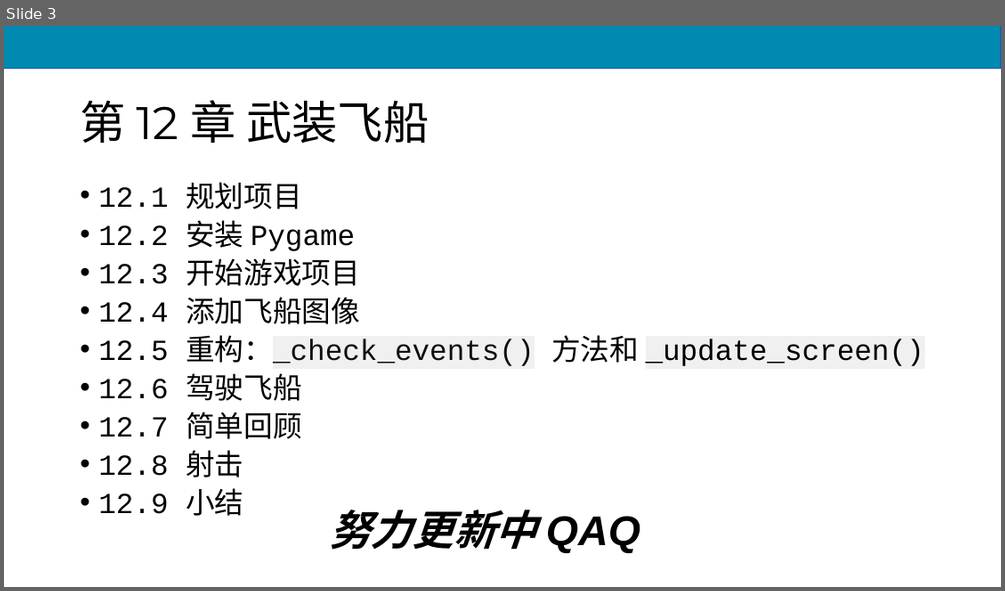
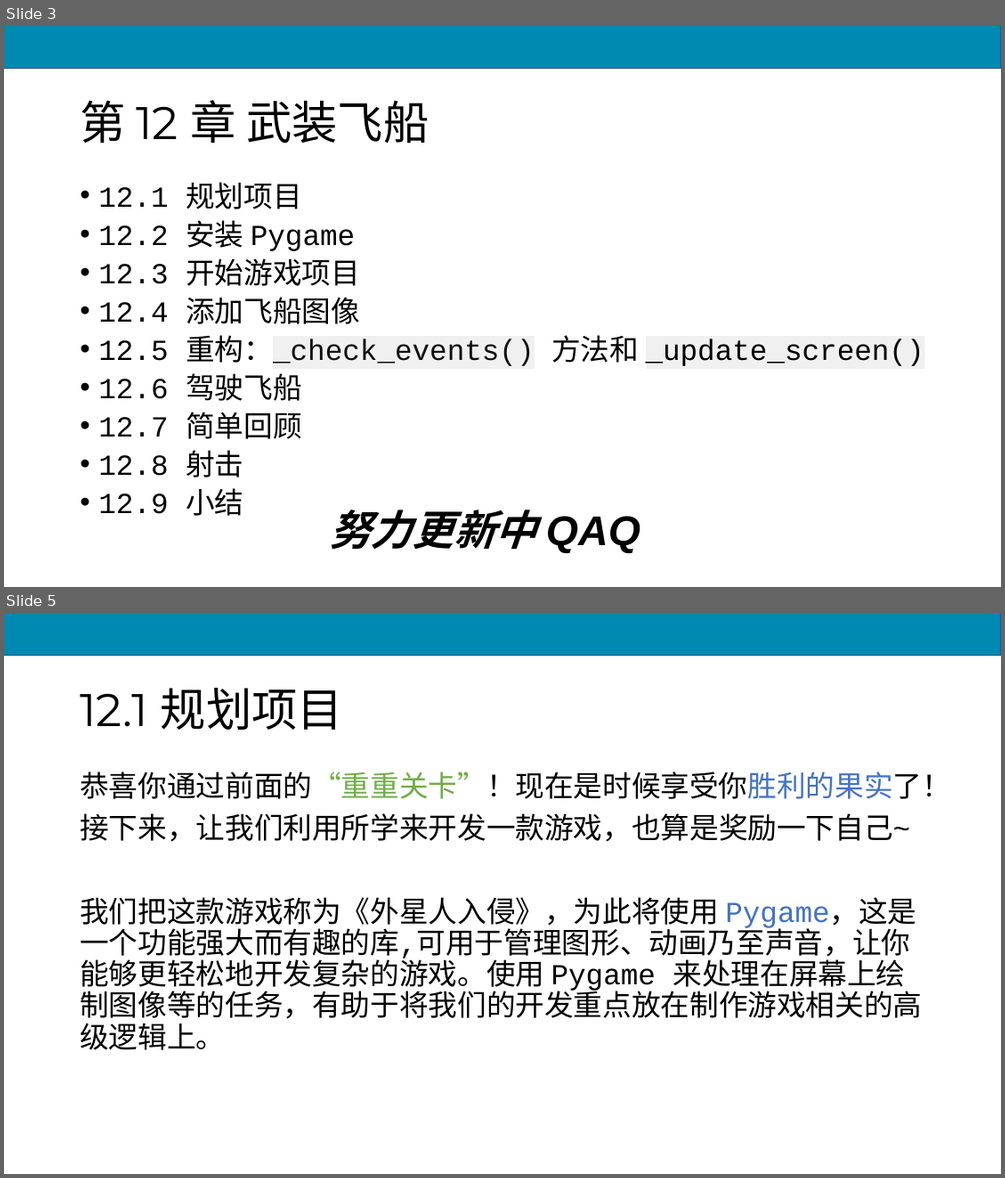
Before and after one commit to scruel/pcc_3e_slides, a slide deck: PPT/chapter12.pptx. Shown one above the other, each under a label of ours: slide 3 before the commit, slides 3 and 5 after it; the slides between them are not shown. The pictures are 1005x591 and 1005x1178 pixels, drawn with LibreOffice and Linux fonts; fonts in the diff are those of the drawing. Boxes give left, top, right and bottom in pixels: in the first picture for what was removed or moved away, otherwise in the second. Text is boxed around its words. In the diff, an @@ line names an element or a change of style, - is before the commit and + after.

```diff
--- a/PPT/chapter12.pptx
+++ b/PPT/chapter12.pptx
@@ slide 5 added at [4,613,1001,1174], background #FFFFFF; not listed: 1 template element that a slide beside it also shows @@
@@ title added at [80,688,343,730], 44 pt, text #000000 @@
+12.1 规划项目
@@ text added at [80,771,951,1050], 28 pt, text #000000 @@
+恭喜你通过前面的“重重关卡”！现在是时候享受你胜利的果实了！
+接下来，让我们利用所学来开发一款游戏，也算是奖励一下自己~
+我们把这款游戏称为《外星人入侵》，为此将使用 Pygame，这是一个功能强大而有趣的库,可用于管理图形、动画乃至声音，让你能够更轻松地开发复杂的游戏。使用 Pygame 来处理在屏幕上绘制图像等的任务，有助于将我们的开发重点放在制作游戏相关的高级逻辑上。
```
Also in this commit, not shown: 1 slide changed, 37 other slides added, 10 slides removed, 7 other files.
